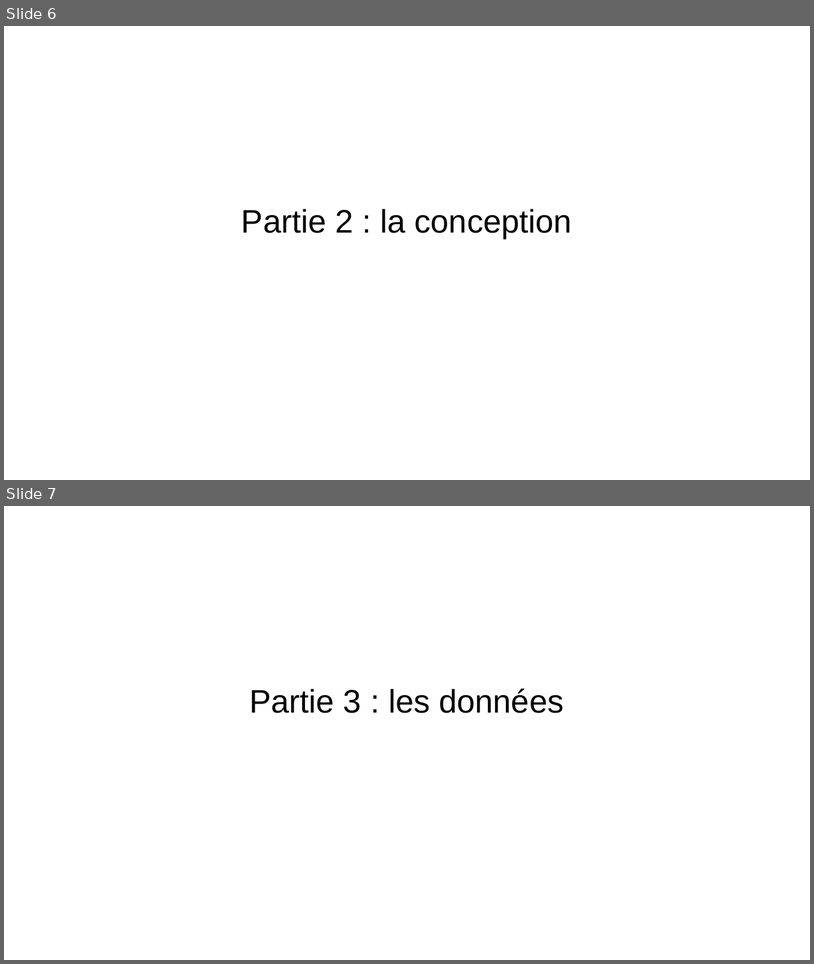
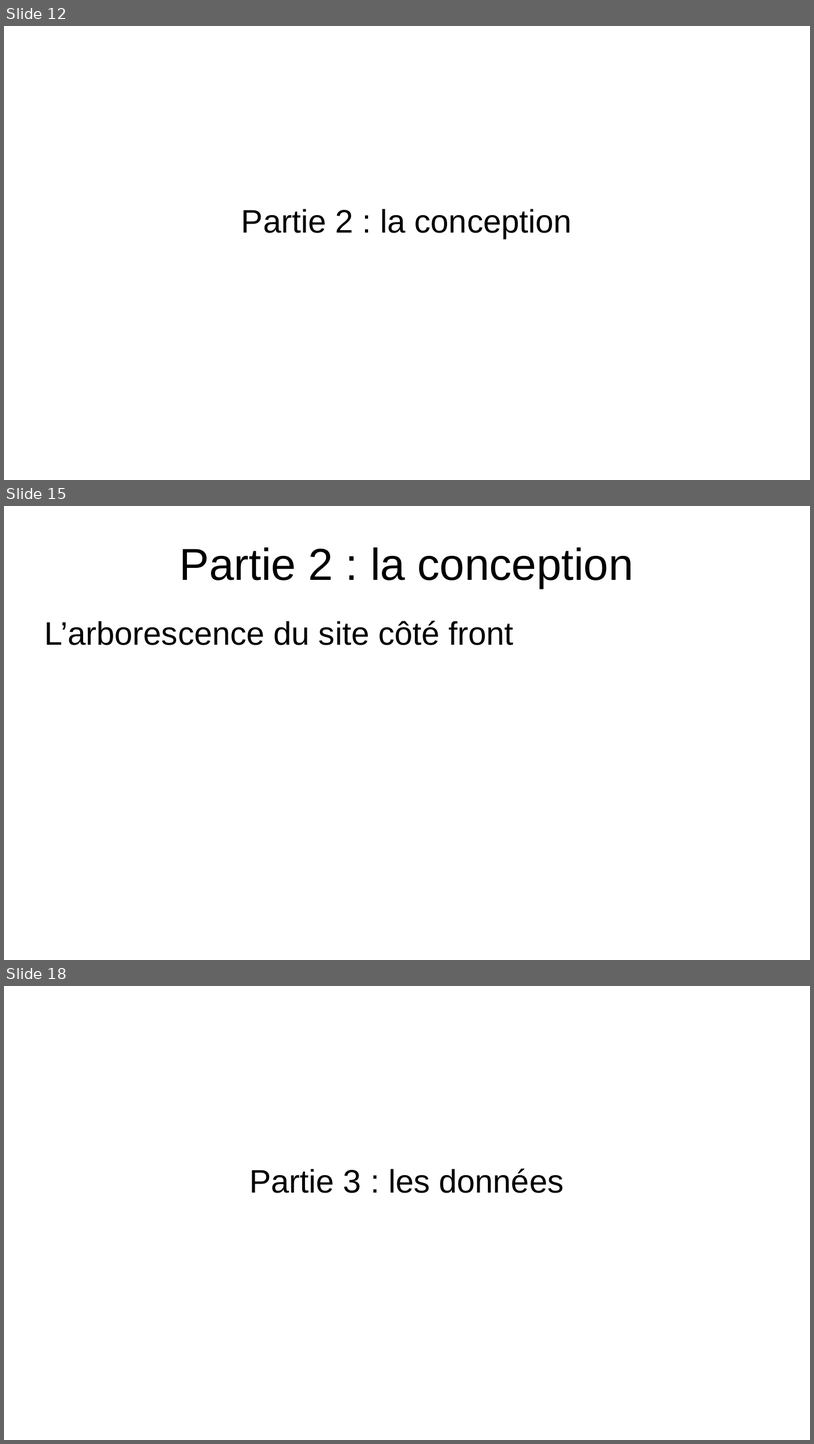
Before and after one commit to EmmaBroudic/Projet-Nooky, a slide deck: doc/Nooky.odp. Shown one above the other, each under a label of ours: slides 6 and 7 before the commit, slides 12, 15 and 18 after it; the slides between them are not shown. The pictures are 814x964 and 814x1444 pixels, drawn with LibreOffice and Linux fonts; fonts in the diff are those of the drawing. Boxes give left, top, right and bottom in pixels: in the first picture for what was removed or moved away, otherwise in the second. Text is boxed around its words. In the diff, an @@ line names an element or a change of style, - is before the commit and + after.

```diff
--- a/doc/Nooky.odp
+++ b/doc/Nooky.odp
@@ slide 15 added at (4, 506, 810, 960), background #FFFFFF @@
@@ title added at (180, 547, 634, 588), 44 pt, text #000000 @@
+Partie 2 : la conception
@@ text added at (44, 621, 514, 645), 32 pt, text #000000 @@
+L’arborescence du site côté front
@@ what was slide 6 is now slide 12 @@
@@ what was slide 7 is now slide 18 @@
```
Also in this commit, not shown: 10 other slides added, 3 other files.
